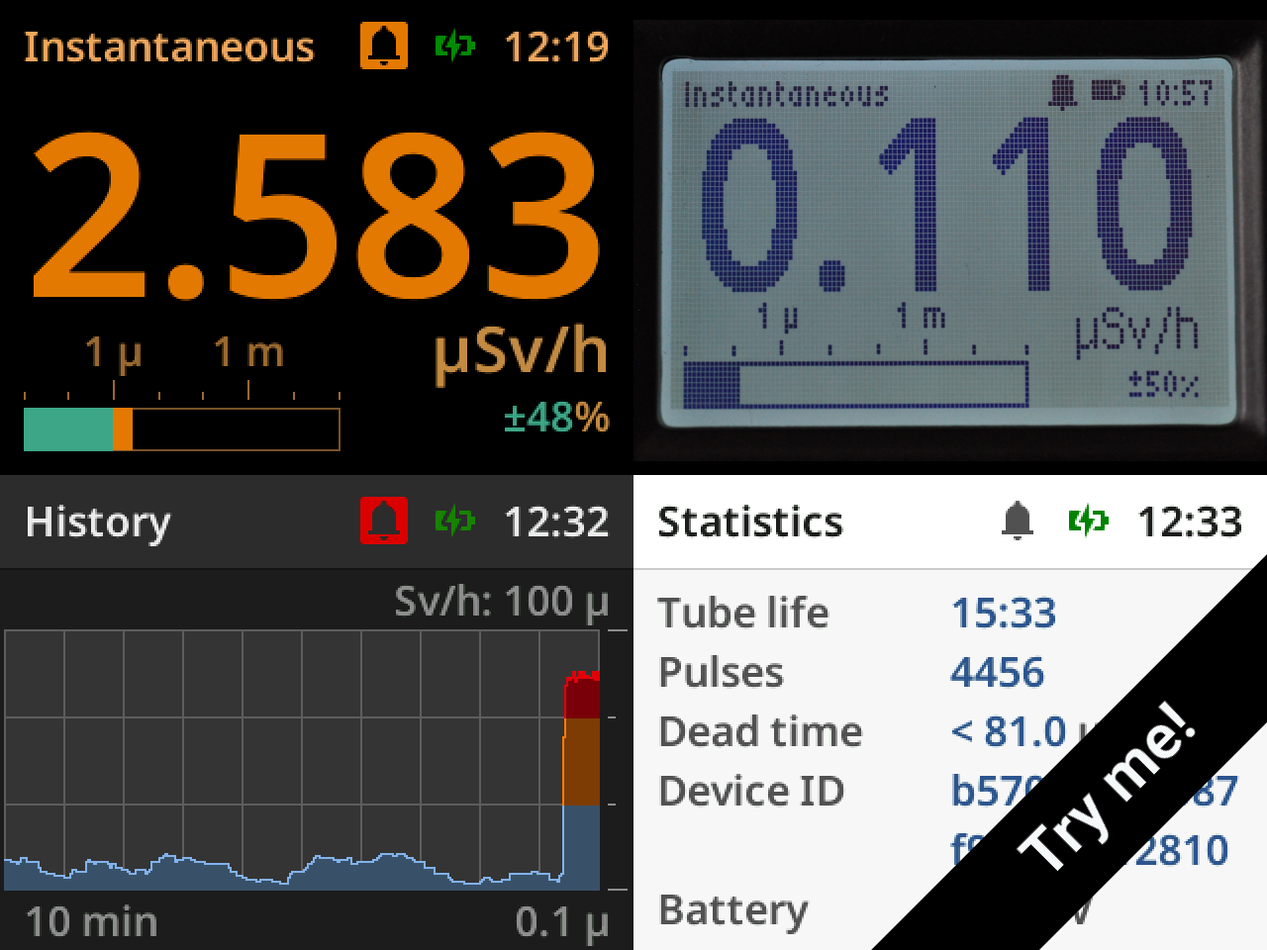
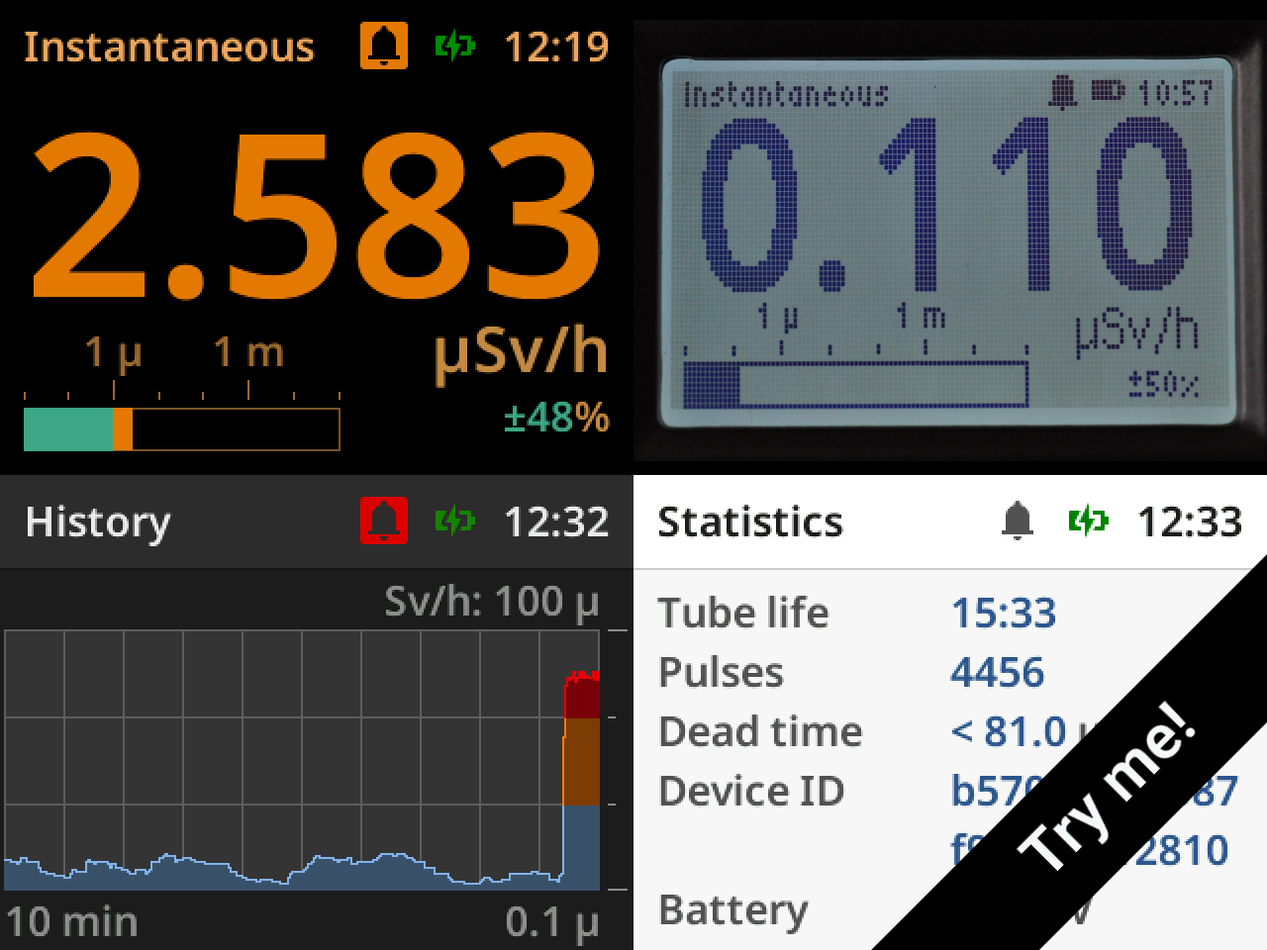
Before/after of a 1267 x 950 layered artwork. What changed in the layer stack:
painted on "Dusk" over (5, 583, 608, 947)
